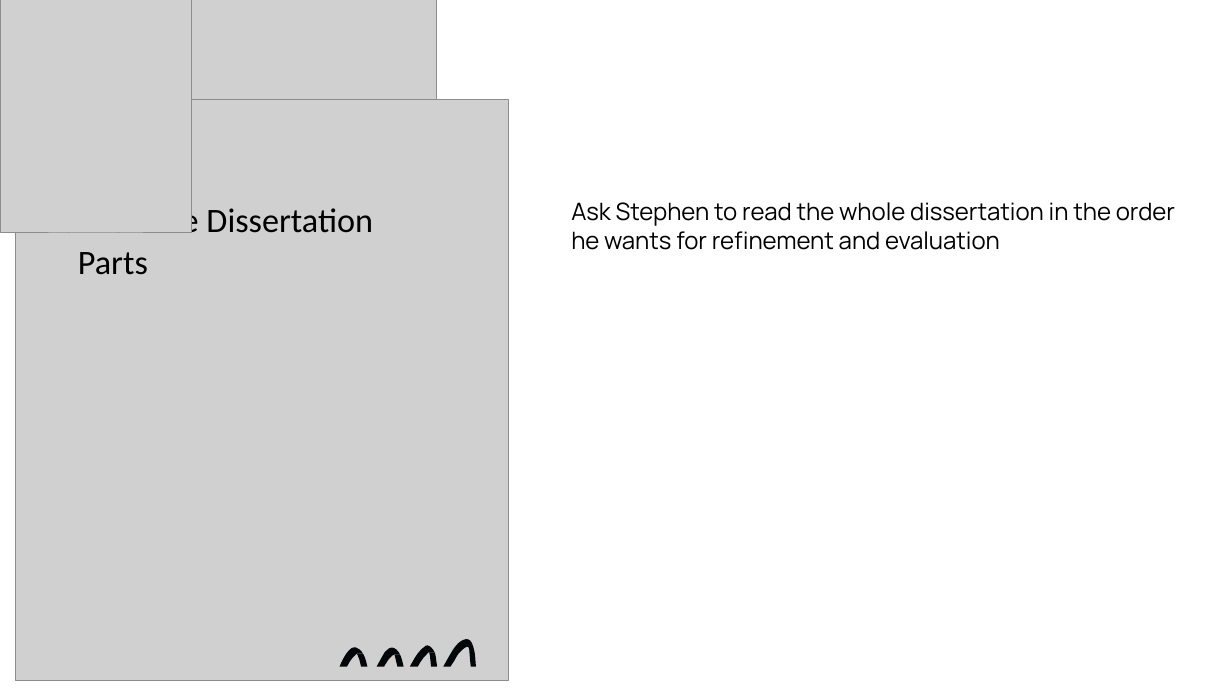
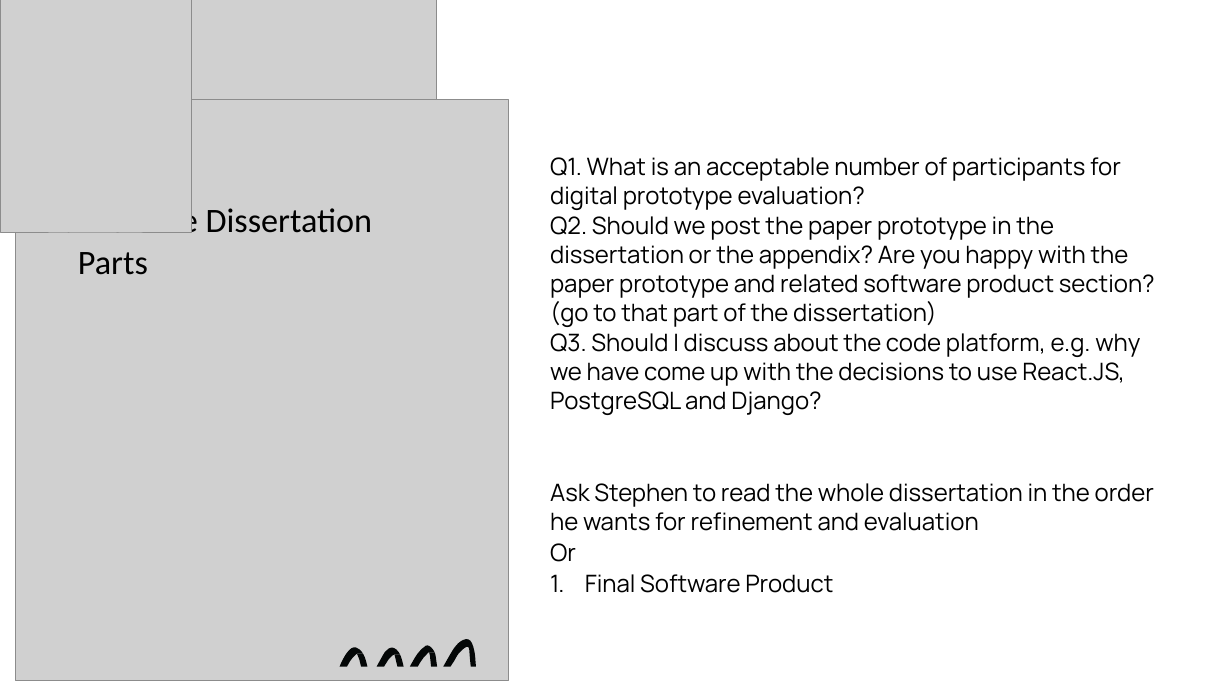
Before and after one commit to andrewwu531/final_year_dissertation, a slide deck: slide 5 of Documentations/Supervisor Meeting PowerPoints/13._Supervisor_Meeting_12Feb21.pptx (slide 4 before the commit). Drawn at 1232x693 pixels with LibreOffice and Linux fonts; fonts in the diff are those of the drawing; grey boxes stand for pictures. Boxes give left, top, right and bottom in pixels: in the first picture for what was removed or moved away, otherwise in the second. Text is boxed around its words. In the diff, an @@ line names an element or a change of style, - is before the commit and + after.

Commit message:
dissertation

```diff
--- a/Documentations/Supervisor Meeting PowerPoints/13._Supervisor_Meeting_12Feb21.pptx
+++ b/Documentations/Supervisor Meeting PowerPoints/13._Supervisor_Meeting_12Feb21.pptx
@@ text "Q1. What is an acceptable ...": place and size @@
-text "Q1. What is an acceptable ..." at <box>571,202,1175,250</box>
+text "Q1. What is an acceptable ..." at <box>550,157,1155,593</box>
@@ text at <box>550,157,1155,415</box>: paragraphs added @@
+Q1. What is an acceptable number of participants for digital prototype evaluation?
+Q2. Should we post the paper prototype in the dissertation or the appendix? Are you happy with the paper prototype and related software product section? (go to that part of the dissertation)
+Q3. Should I discuss about the code platform, e.g. why we have come up with the decisions to use React.JS, PostgreSQL and Django?
@@ text at <box>550,543,833,593</box>: paragraphs added @@
+Or
+1. Final Software Product
```
Also in this commit, not shown: 1 other slide changed, 1 other file.
